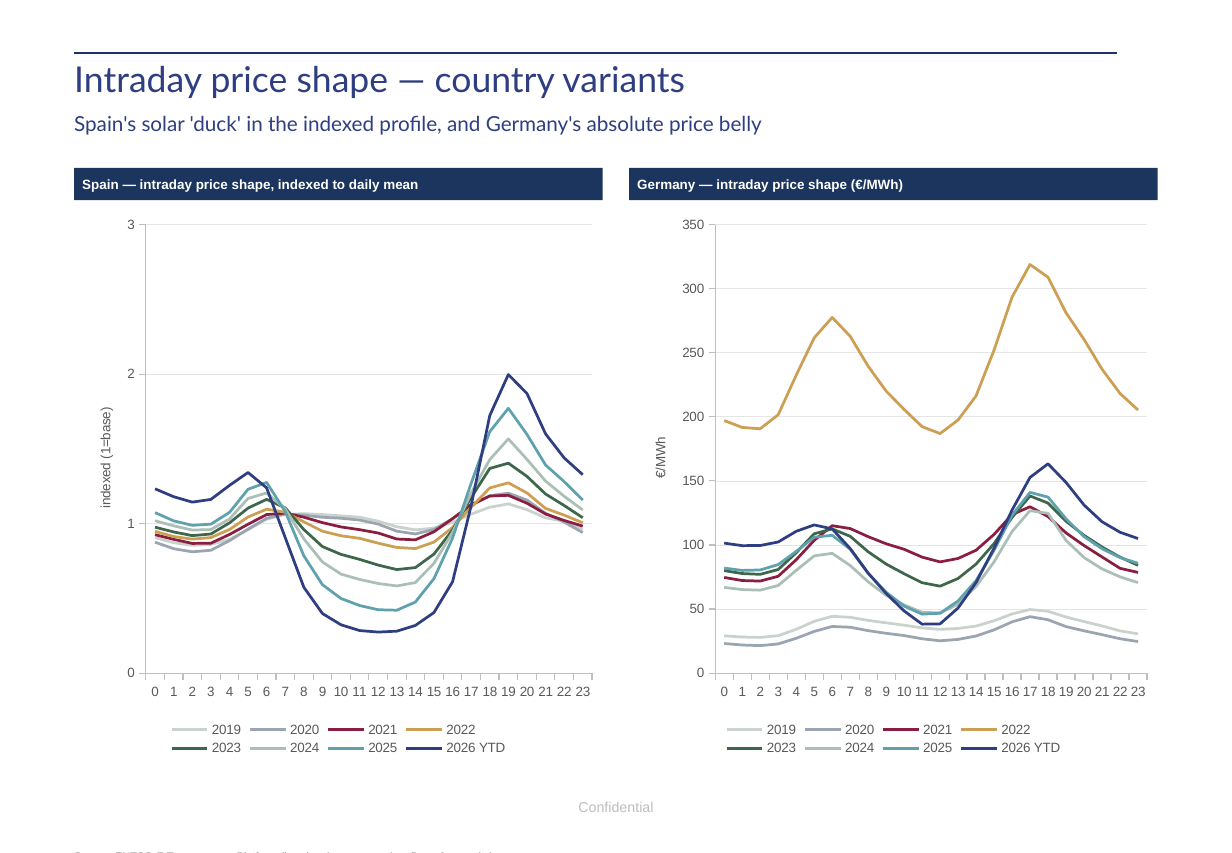
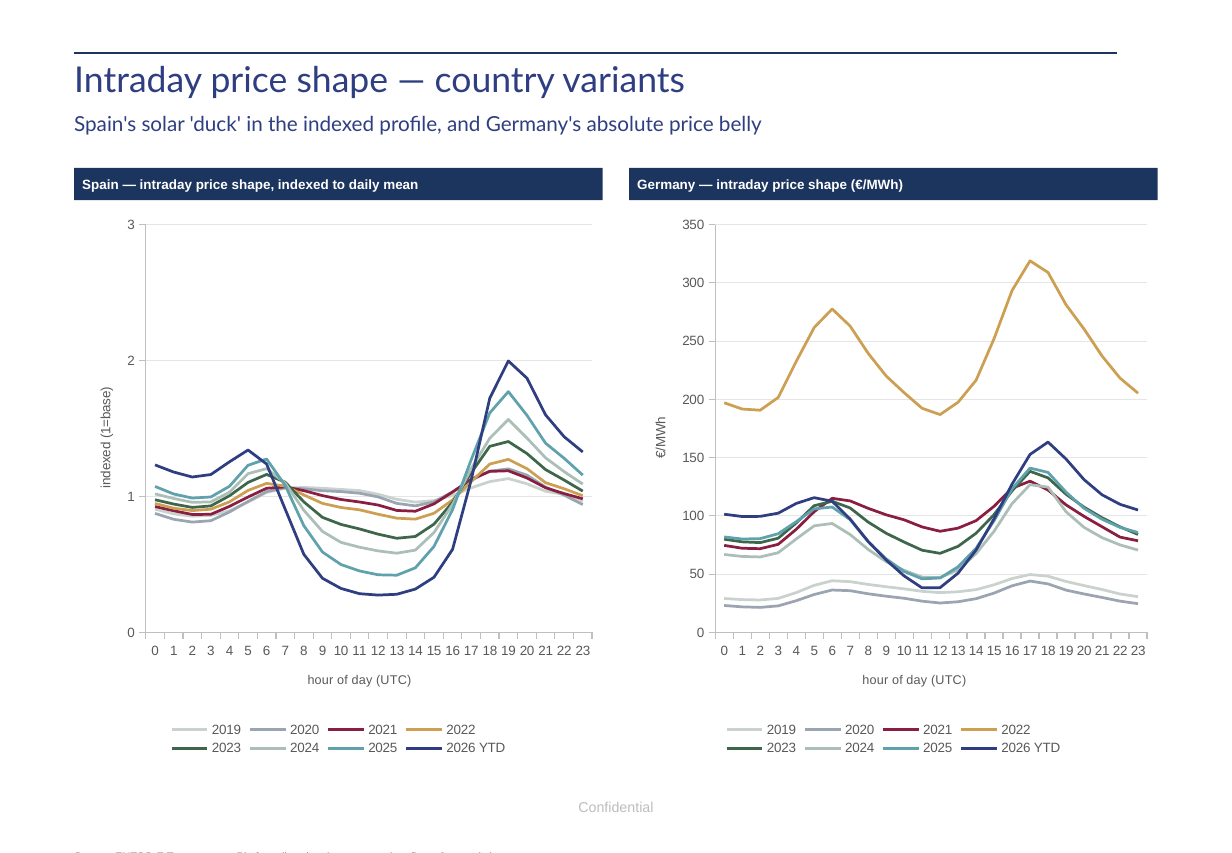
Before and after one commit to Power-Utilities-team/power-price-data, a slide deck: slide 8 of deliverables/HourlyPowerData.pptx. Drawn at 1232x853 pixels with LibreOffice and Linux fonts; fonts in the diff are those of the drawing; background and template pictures are left out. Boxes give left, top, right and bottom in pixels: in the first picture for what was removed or moved away, otherwise in the second. Text is boxed around its words. In the diff, an @@ line names an element or a change of style, - is before the commit and + after.

```diff
--- a/deliverables/HourlyPowerData.pptx
+++ b/deliverables/HourlyPowerData.pptx
@@ line chart at <box>74,207,603,761</box> @@
@@ category axis title "" to "hour of day (UTC)" @@
@@ category axis changed @@
@@ line chart at <box>629,207,1158,761</box> @@
@@ category axis title "" to "hour of day (UTC)" @@
@@ category axis changed @@
```
Also in this commit, not shown: 4 other slides changed, 22 other files.
